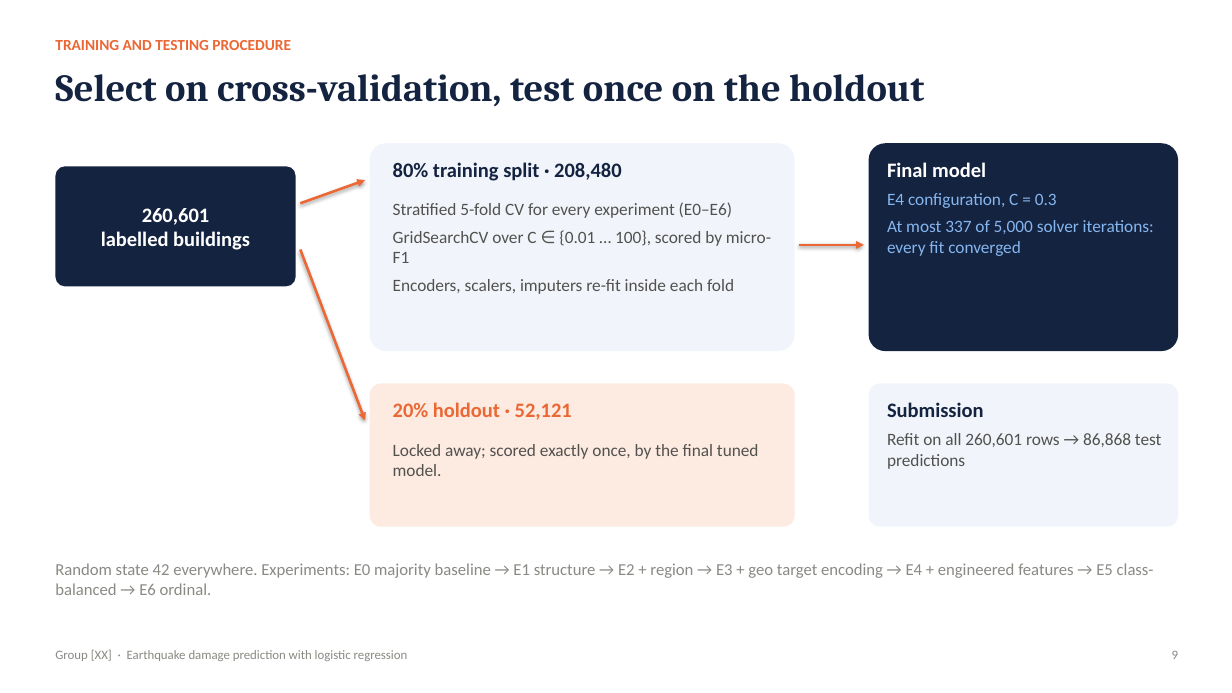
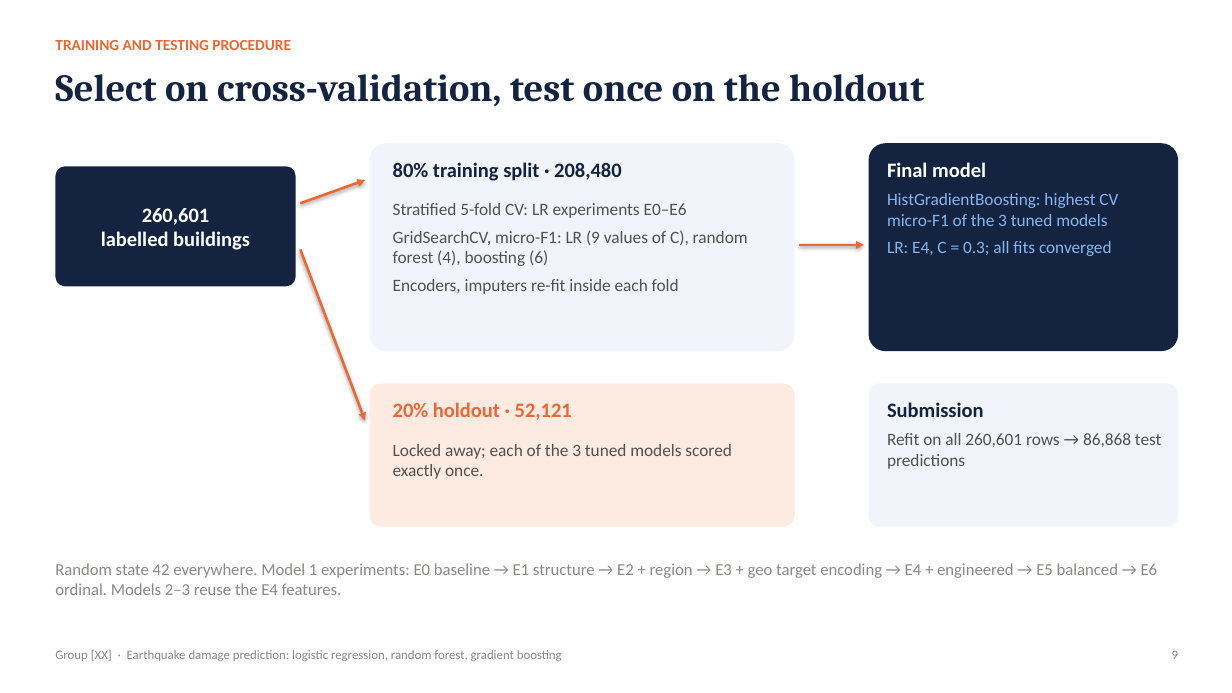
Before and after one commit to watersalamander/MH6810-Python-Project, a slide deck: slide 9 of slides/presentation.pptx. Drawn at 1232x693 pixels with LibreOffice and Linux fonts; fonts in the diff are those of the drawing. Boxes give left, top, right and bottom in pixels: in the first picture for what was removed or moved away, otherwise in the second. Text is boxed around its words. In the diff, an @@ line names an element or a change of style, - is before the commit and + after.

```diff
--- a/slides/presentation.pptx
+++ b/slides/presentation.pptx
@@ text at <box>393,203,748,294</box>: text changed @@
-Stratified 5-fold CV for every experiment (E0–E6)
-GridSearchCV over C ∈ {0.01 … 100}, scored by micro-F1
-Encoders, scalers, imputers re-fit inside each fold
+Stratified 5-fold CV: LR experiments E0–E6
+GridSearchCV, micro-F1: LR (9 values of C), random forest (4), boosting (6)
+Encoders, imputers re-fit inside each fold
@@ text at <box>887,193,1118,256</box>: text changed @@
-E4 configuration, C = 0.3
-At most 337 of 5,000 solver iterations: every fit converged
+HistGradientBoosting: highest CV micro-F1 of the 3 tuned models
+LR: E4, C = 0.3; all fits converged
@@ text at <box>393,444,731,479</box>: text changed @@
-Locked away; scored exactly once, by the final tuned model.
+Locked away; each of the 3 tuned models scored exactly once.
@@ text at <box>55,563,1158,595</box>: text changed @@
-Random state 42 everywhere. Experiments: E0 majority baseline → E1 structure → E2 + region → E3 + geo target encoding → E4 + engineered features → E5 class-balanced → E6 ordinal.
+Random state 42 everywhere. Model 1 experiments: E0 baseline → E1 structure → E2 + region → E3 + geo target encoding → E4 + engineered → E5 balanced → E6 ordinal. Models 2–3 reuse the E4 features.
@@ text at <box>55,650,562,661</box>: text changed @@
-Group [XX] · Earthquake damage prediction with logistic regression
+Group [XX] · Earthquake damage prediction: logistic regression, random forest, gradient boosting
```
Also in this commit, not shown: 13 other slides changed, 2 slides added, 1 slide removed, 22 other files.
